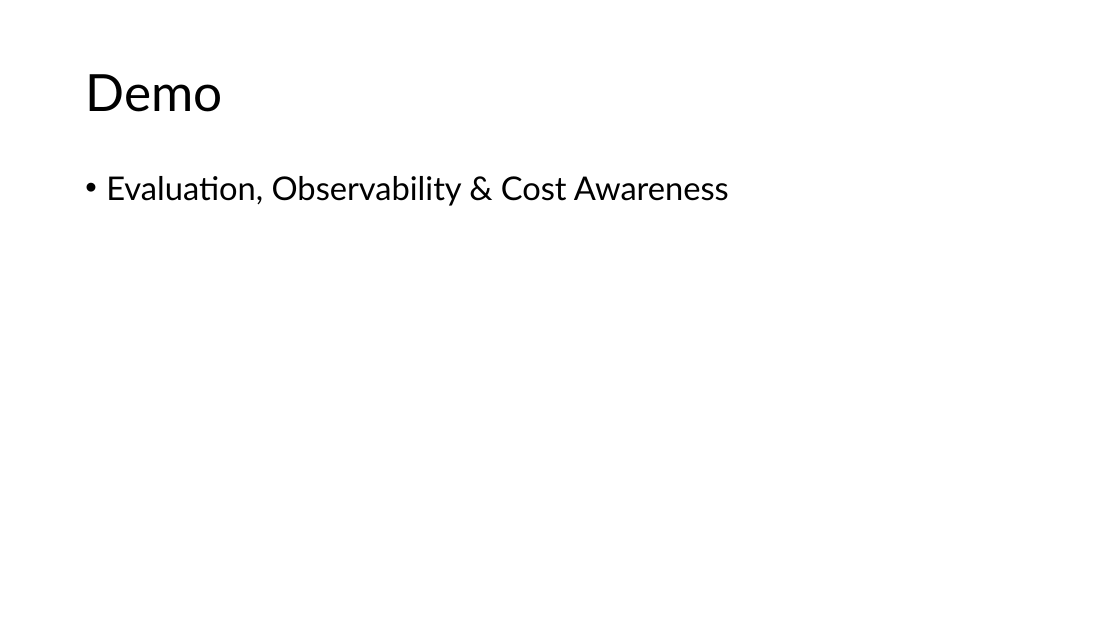
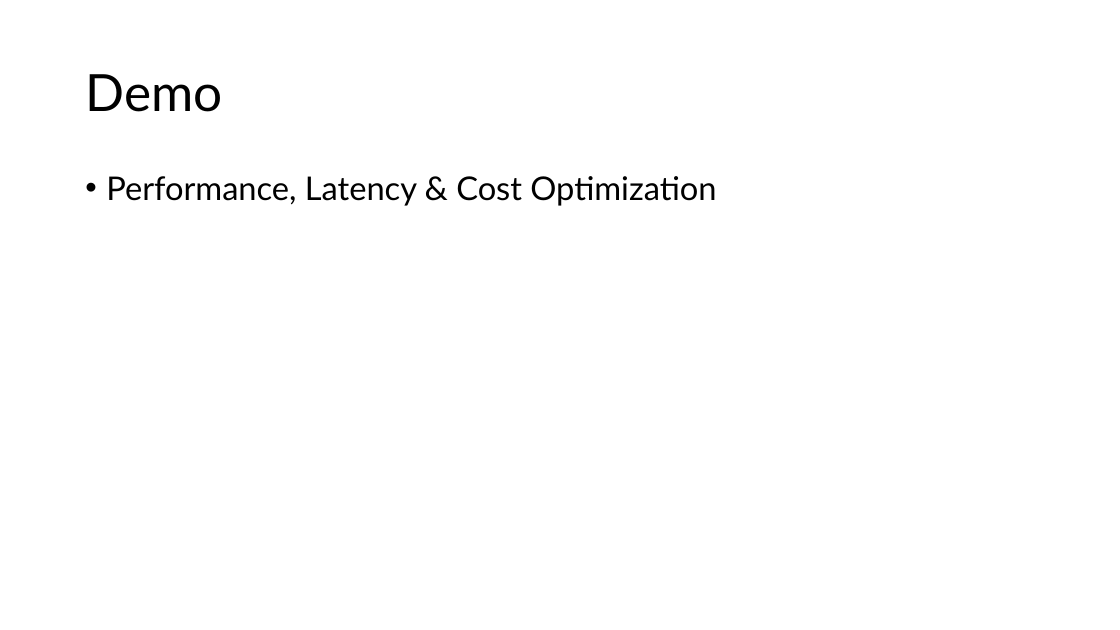
Before and after one commit to AjaySingala/ajs_walmart_apr2026_hol_day05, a slide deck: slide 20 of docs/02 Performance Latency and Cost Optimization.pptx (slide 19 before the commit). Drawn at 1120x630 pixels with LibreOffice and Linux fonts; fonts in the diff are those of the drawing. Boxes give left, top, right and bottom in pixels: in the first picture for what was removed or moved away, otherwise in the second. Text is boxed around its words. In the diff, an @@ line names an element or a change of style, - is before the commit and + after.

```diff
--- a/docs/02 Performance Latency and Cost Optimization.pptx
+++ b/docs/02 Performance Latency and Cost Optimization.pptx
@@ text at bbox=[106, 176, 716, 206]: text changed @@
-• Evaluation, Observability & Cost Awareness
+• Performance, Latency & Cost Optimization
```
Also in this commit, not shown: 1 other slide changed, 4 slides added, 1 slide removed, 1 other file.
